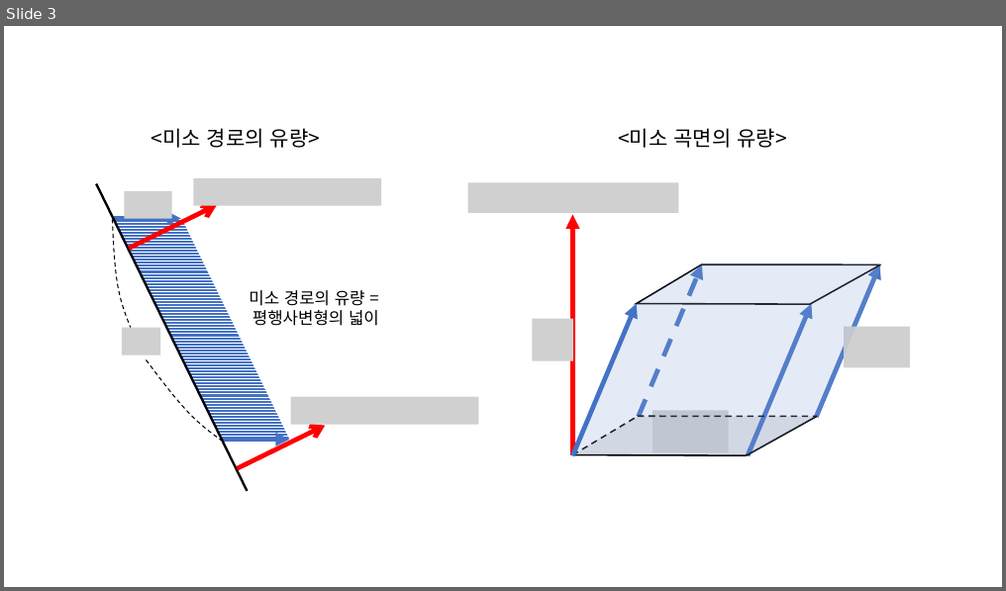
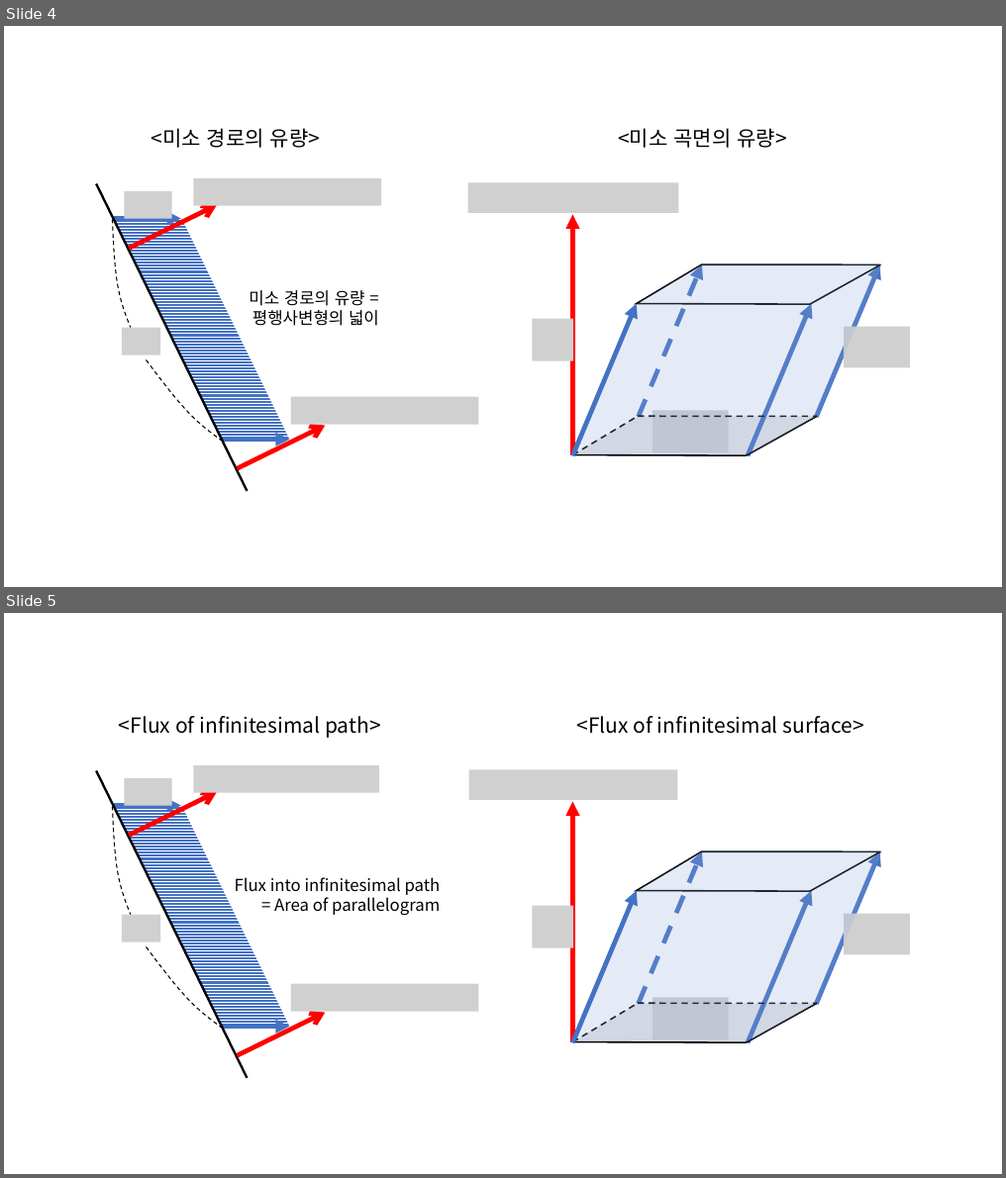
Before and after one commit to answeredbyablemind/answeredbyablemind.github.io, a slide deck: pics/2020-08-21-surface_integral/pics.pptx. Shown one above the other, each under a label of ours: slide 3 before the commit, slides 4 and 5 after it. The pictures are 1006x591 and 1006x1178 pixels, drawn with LibreOffice and Linux fonts; fonts in the diff are those of the drawing; grey boxes stand for pictures. Boxes give left, top, right and bottom in pixels: in the first picture for what was removed or moved away, otherwise in the second. Text is boxed around its words. In the diff, an @@ line names an element or a change of style, - is before the commit and + after.

Commit message:
surface integral in English

```diff
--- a/pics/2020-08-21-surface_integral/pics.pptx
+++ b/pics/2020-08-21-surface_integral/pics.pptx
@@ slide 5 added at (4,613,1002,1174), background #FFFFFF @@
@@ text added at (119,716,381,738), 20 pt, text #000000 @@
+<Flux of infinitesimal path>
@@ text added at (577,716,865,734), 20 pt, text #000000 @@
+<Flux of infinitesimal surface>
@@ line added from (96, 771) to (248, 1078), #000000 2.25 pt @@
@@ picture added at (125,778,172,806) @@
@@ picture added at (193,765,379,792) @@
@@ picture added at (469,770,678,800) @@
@@ freeform shape added at (113,805,289,1027), fill pattern #4472C4 on #FFFFFF @@
@@ freeform shape added at (113,806,131,915), outline #000000 1 pt dashed @@
@@ arrow added from (114, 805) to (180, 805), #4472C4 4.5 pt @@
@@ arrow added from (129, 836) to (217, 792), #FF0000 4.5 pt @@
@@ arrow added from (573, 1043) to (573, 802), #FF0000 4.5 pt @@
@@ text added at (235,877,441,916), 16 pt, text #000000 @@
+Flux into infinitesimal path
+= Area of parallelogram
@@ freeform shape added at (575,851,883,1042), fill #8FAADC at 23% opacity @@
@@ freeform shape added at (637,852,880,891), outline #000000 1.5 pt @@
@@ arrow added from (638, 1004) to (703, 852), #4472C4 4.5 pt dashed @@
@@ arrow added from (816, 1004) to (880, 852), #4472C4 4.5 pt @@
@@ picture added at (533,906,573,949) @@
@@ arrow added from (573, 1043) to (637, 891), #4472C4 4.5 pt @@
@@ arrow added from (748, 1043) to (812, 891), #4472C4 4.5 pt @@
@@ picture added at (122,915,160,943) @@
@@ freeform shape added at (146,938,221,1036), outline #000000 1 pt dashed @@
@@ picture added at (844,914,910,956) @@
@@ picture added at (291,984,478,1012) @@
@@ picture added at (653,998,729,1041) @@
@@ arrow added from (223, 1027) to (290, 1027), #4472C4 4.5 pt @@
@@ arrow added from (238, 1057) to (325, 1013), #FF0000 4.5 pt @@
@@ freeform shape added at (573,1004,817,1044), fill #E7E6E6 @@
@@ line added from (573, 1043) to (638, 1004), #000000 1.5 pt dashed @@
@@ line added from (638, 1004) to (817, 1004), #000000 1.5 pt dashed @@
@@ line added from (746, 1043) to (817, 1004), #000000 1.5 pt @@
@@ line added from (573, 1043) to (746, 1043), #000000 1.5 pt @@
@@ what was slide 3 is now slide 4 @@
```
Also in this commit, not shown: 1 other slide added, 5 other files.
